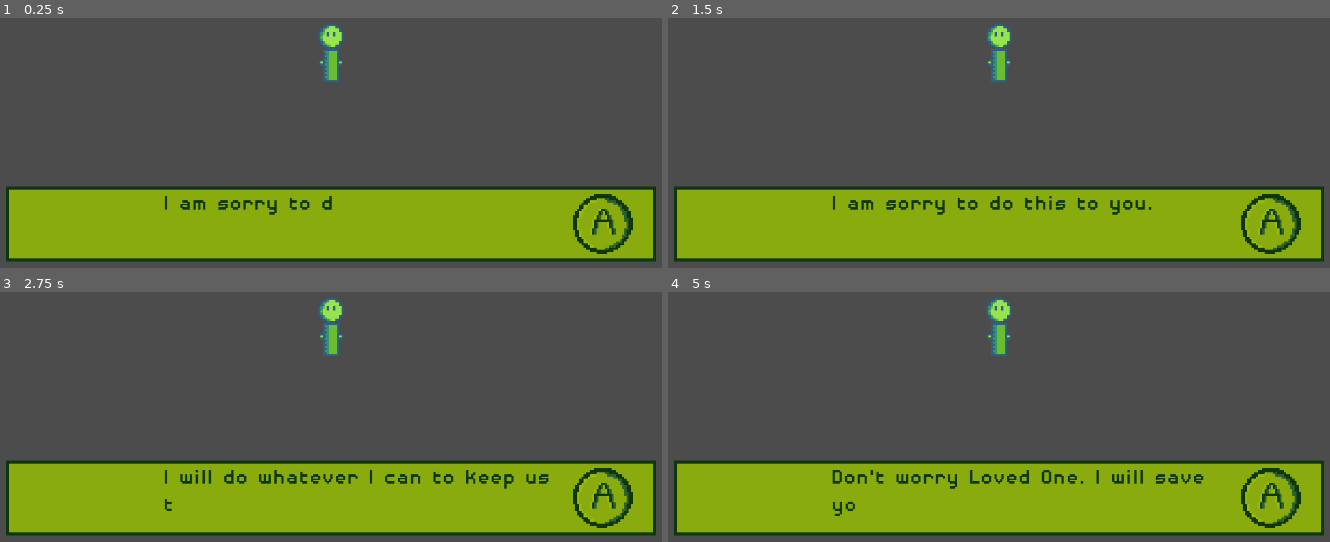
Above: before the commit, frames 1-4 (two rows, left to right).
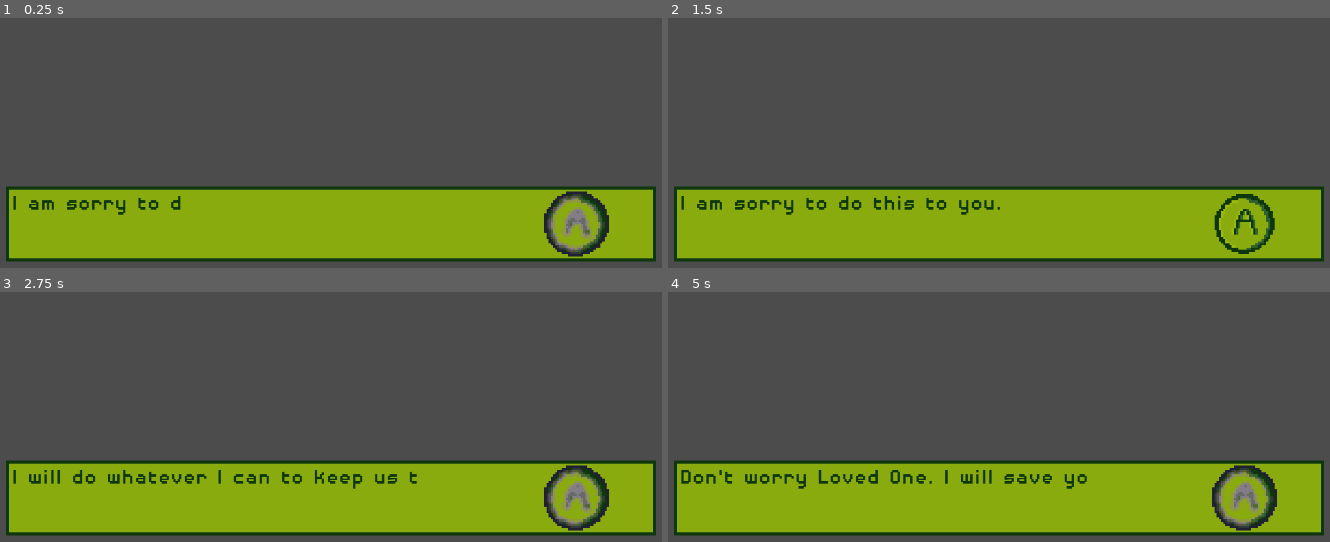
Above: after the commit, the same moments.

Repository: JamesPoole/godot-game
Game: Godot game, scene res://Characters/Narrator/Narrator.tscn
The game is run twice, just before and just after one commit, with the same random seed, the same clock (stepped at 60 frames per second) and the same inputs. This scene is started directly instead of the project's main scene.
Inputs (mouse positions are in pixels of both pictures, inside the frame that each line leads up to; where the layout moved, square brackets give the same spot in the first picture):
- Up to frame 1 (0.25 s): no input
- Up to frame 2 (1.5 s): click (1263, 223) [1277, 223] at 0.5 s; click (1263, 223) [1277, 223] at 1.25 s
- Up to frame 3 (2.75 s): tap Enter at 2 s; hold Right (ui_right) from 2.03 s (still down); tap E (interact) at 2.1 s; tap Up (ui_up) at 2.27 s
- Up to frame 4 (5 s): tap Space at 2.75 s; tap E (interact) at 2.85, 3.6, 4.35 s; tap Up (ui_up) at 3.02, 4.52 s; release Right (ui_right) at 3.53 s; hold Left (ui_left) 3.53-4.28 s; hold Right (ui_right) from 4.28 s (still down)

The runs differ from the first frame. In frame 1, 3.6% of the frame differs, in the area x 1-96%, y 2-96%; in frame 2, 3.5%; in frame 3, 4.5%; in frame 4, 4.6%.

Commit message:
working narrator dialog box

Diff:
--- a/Characters/Narrator/Narrator.gd
+++ b/Characters/Narrator/Narrator.gd
@@ -28,7 +28,7 @@
 	can_interact = false
 
 func _physics_process(delta):
-	if in_dialog == true:
+	if in_dialog == true and can_interact == true:
 		if Input.is_action_just_pressed("interact"):
 			display_dialog_entry(current_dialog_pos+2)
 			can_interact = false
@@ -85,6 +85,7 @@
 		dialogue_box.set_visible(false)
 		current_dialog = null
 		current_dialog_pos = 0
+		in_dialog = false
 
 #enable interaction after the dialog has finished typing
 func _on_dialog_ended():
--- a/Characters/Narrator/Narrator.tscn
+++ b/Characters/Narrator/Narrator.tscn
@@ -14,6 +14,7 @@
 shape = SubResource( 1 )
 
 [node name="Sprite" type="Sprite" parent="."]
+visible = false
 texture = ExtResource( 2 )
 
 [node name="Camera2D" type="Camera2D" parent="."]
--- a/DialogueBox.gd
+++ b/DialogueBox.gd
@@ -4,6 +4,7 @@
 
 onready var text_name : = get_node("Panel/Columns/Name") as RichTextLabel
 onready var text_body : = get_node("Panel/Columns/Dialogue") as RichTextLabel
+onready var a_button : = get_node("Panel/Columns/Next") as TextureButton
 onready var timer = get_node("TypingTimer")
 
 var loaded_text = ""
--- a/UI/NarratorDialog.gd
+++ b/UI/NarratorDialog.gd
@@ -4,10 +4,13 @@
 	pass
 
 func _on_narrator_new_dialogue(body):
+	a_button.set_disabled(true)
+
 	loaded_text	= ""
 	for i in body:
 		#delay for typing text gradually
 		yield(timer, "timeout")
 		loaded_text = loaded_text + i
 		text_body.set_text(loaded_text)
+	a_button.set_disabled(false)
 	emit_signal("dialog_ended")
--- a/UI/NarratorDialog.tscn
+++ b/UI/NarratorDialog.tscn
@@ -1,12 +1,20 @@
-[gd_scene load_steps=2 format=2]
+[gd_scene load_steps=3 format=2]
 
 [ext_resource path="res://DialogueBox.tscn" type="PackedScene" id=1]
+[ext_resource path="res://assets/UI/Buttons/a-button-blur.png" type="Texture" id=2]
 
-[node name="NarratorDialogueBox" instance=ExtResource( 1 )]
+[node name="NarratorDialogueBox" index="0" instance=ExtResource( 1 )]
 
 [node name="Name" parent="Panel/Columns" index="0"]
 margin_right = 0.0
-size_flags_horizontal = 2
+margin_bottom = 0.0
+size_flags_horizontal = 0
+size_flags_vertical = 0
 
 [node name="Dialogue" parent="Panel/Columns" index="1"]
-margin_left = 0.0
+margin_left = 4.0
+margin_right = 849.0
+
+[node name="Next" parent="Panel/Columns" index="2"]
+margin_left = 853.0
+texture_disabled = ExtResource( 2 )
Binary file added: assets/UI/Buttons/a-button-blur.png
